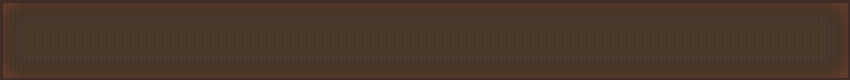
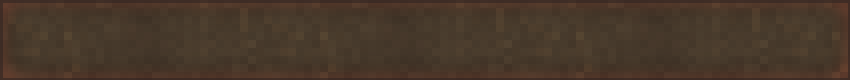
Layered file, before and after one edit (w=850, h=80). Changes by layer:
painted on "Grain" over [0, 0, 850, 80]